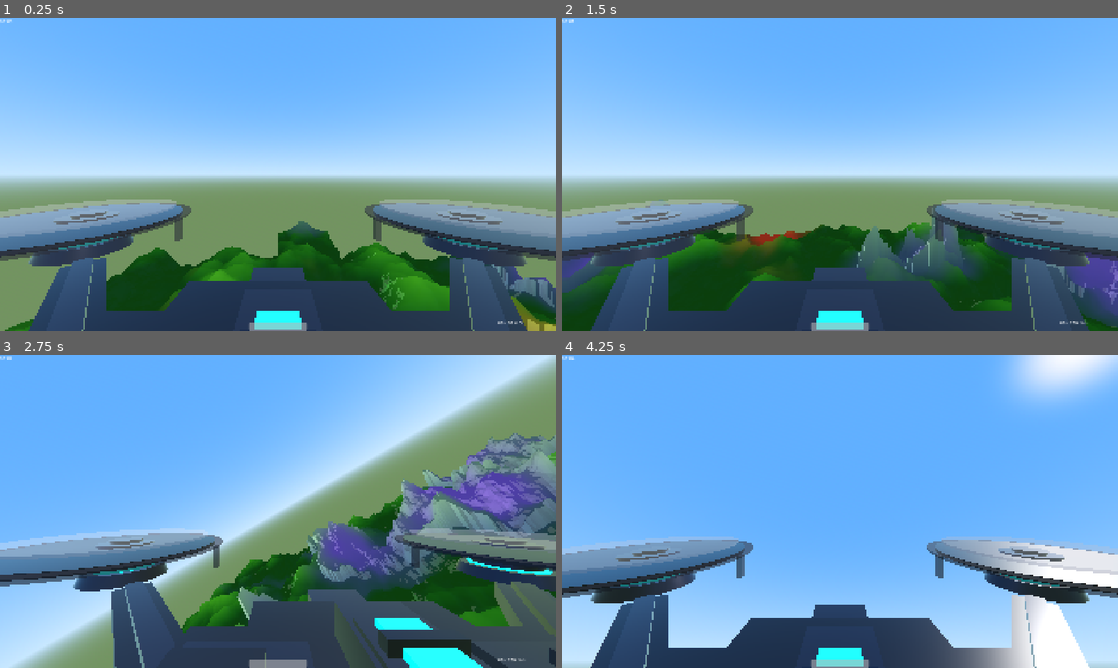
Above: before the commit, frames 1-4 (two rows, left to right).
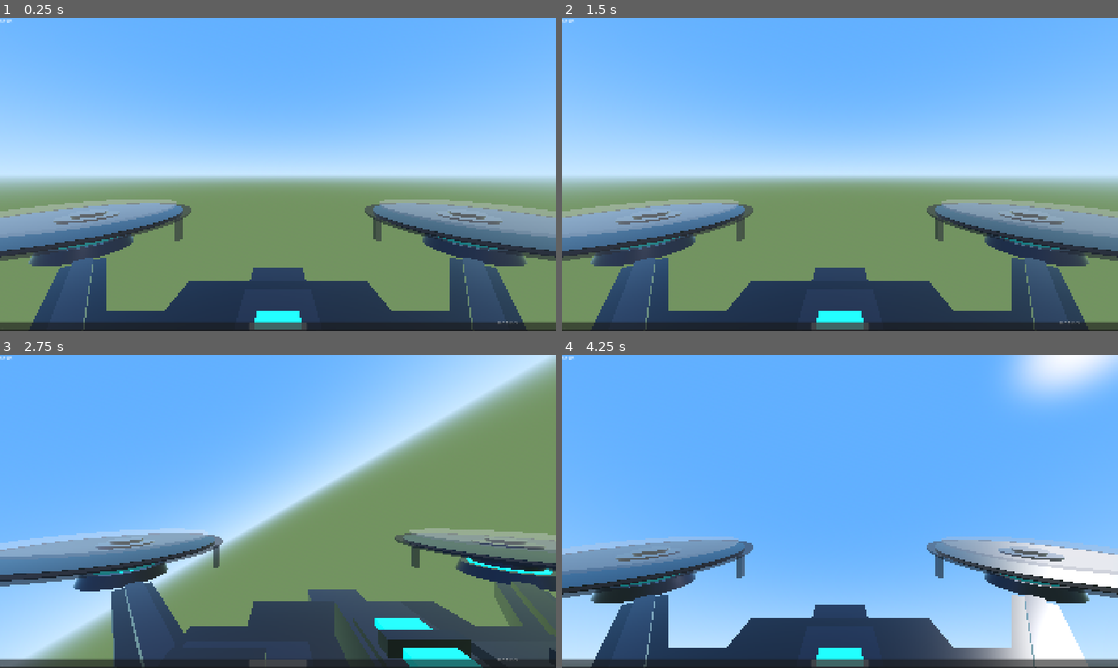
Above: after the commit, the same moments.

Repository: patakuti/vfpv
Game: Godot game, scene res://scenes/main.tscn
Two runs of this game, one before a commit and one after it. Both use one fixed random seed, a clock stepped at 60 frames per second and the inputs below.
Inputs (mouse positions are in pixels of both pictures, inside the frame that each line leads up to):
- Up to frame 1 (0.25 s): no input
- Up to frame 2 (1.5 s): tap Enter at 0.5 s; move the mouse to (962, 158) at 0.52 s; hold Right 0.53-1.25 s; hold Shift 0.53-1.25 s; click (962, 158) at 0.67 s; tap Space at 0.77 s; drag from (728, 190) to (812, 237) at 1.27 s
- Up to frame 3 (2.75 s): move the mouse to (333, 442) at 2.02 s; hold Right from 2.03 s (still down); hold L from 2.03 s (still down)
- Up to frame 4 (4.25 s): release Right at 2.75 s; release L at 2.75 s; drag from (812, 574) to (673, 464) at 2.77 s; move the mouse to (1006, 558) at 3.52 s; hold Left from 3.53 s (still down); hold K from 3.53 s (still down); tap Space at 3.77 s

The runs differ from the first frame. In frame 1, 12% of the frame differs, in the area x 0-100%, y 64-100%; in frame 2, 18%; in frame 3, 19%, in the area x 0-100%, y 1-100%; in frame 4, 2.8%.
Error after the commit: Parse Error: Cannot infer the type of "in_command_mode" variable because the value doesn't have a set type. (res://scripts/hud.gd:75)

Commit message:
Add Android HUD adaptations: pause button, hide boost/command UI (phase 11-5)
On Android:
- Adds a tap-friendly pause button (120x80px) anchored top-left;
  process_mode=ALWAYS so it responds while paused
- Hides boost gauge and command line (not used on Android)
- Status label shows "CRASHED" instead of ":reset to restart" hint
- Command line toggle is skipped entirely on Android

Co-Authored-By: Claude Sonnet 4.6 <noreply@anthropic.com>

Diff:
--- a/scripts/hud.gd
+++ b/scripts/hud.gd
@@ -10,10 +10,18 @@
 var vi_input: Node
 var debug_mode: bool = false
 var _debug_label: Label
+var _is_android: bool = false
+var _pause_button: Button
 
 func _ready() -> void:
+	_is_android = (OS.get_name() == "Android")
 	command_line.visible = false
 	command_line.text_submitted.connect(_on_command_submitted)
+
+	if _is_android:
+		boost_bar.visible = false
+		_add_pause_button()
+
 	_debug_label = Label.new()
 	_debug_label.anchors_preset = 1  # top-right
 	_debug_label.anchor_left = 1.0
@@ -23,6 +31,24 @@
 	_debug_label.grow_horizontal = Control.GROW_DIRECTION_BEGIN
 	_debug_label.visible = false
 	add_child(_debug_label)
+
+func _add_pause_button() -> void:
+	_pause_button = Button.new()
+	_pause_button.text = "| |"
+	_pause_button.custom_minimum_size = Vector2(120, 80)
+	_pause_button.anchor_left = 0.0
+	_pause_button.anchor_top = 0.0
+	_pause_button.anchor_right = 0.0
+	_pause_button.anchor_bottom = 0.0
+	_pause_button.offset_right = 120.0
+	_pause_button.offset_bottom = 80.0
+	# Must respond even while tree is paused
+	_pause_button.process_mode = Node.PROCESS_MODE_ALWAYS
+	_pause_button.pressed.connect(_on_pause_button_pressed)
+	add_child(_pause_button)
+
+func _on_pause_button_pressed() -> void:
+	get_tree().paused = not get_tree().paused
 
 func setup(p_player: CharacterBody3D, p_vi_input: Node) -> void:
 	player = p_player
@@ -46,14 +72,15 @@
 
 	# Status indicator
 	var status_parts: Array[String] = []
-	if get_tree().paused and (not vi_input or vi_input.mode != vi_input.Mode.COMMAND):
+	var in_command_mode := (not _is_android) and vi_input and vi_input.mode == vi_input.Mode.COMMAND
+	if get_tree().paused and not in_command_mode:
 		status_parts.append("PAUSED")
 	if player.god_mode:
 		status_parts.append("GOD")
 	if player.auto_pilot and player.auto_pilot.enabled:
 		status_parts.append("AUTO")
 	if player._is_crashed:
-		status_parts.append("CRASHED - :reset to restart")
+		status_parts.append("CRASHED" if _is_android else "CRASHED - :reset to restart")
 	status_label.text = "  ".join(status_parts)
 
 	# Debug display
@@ -87,8 +114,8 @@
 	else:
 		_debug_label.visible = false
 
-	# Toggle command line visibility
-	if vi_input:
+	# Toggle command line visibility (desktop only)
+	if not _is_android and vi_input:
 		if vi_input.mode == vi_input.Mode.COMMAND:
 			if not command_line.visible:
 				command_line.visible = true
